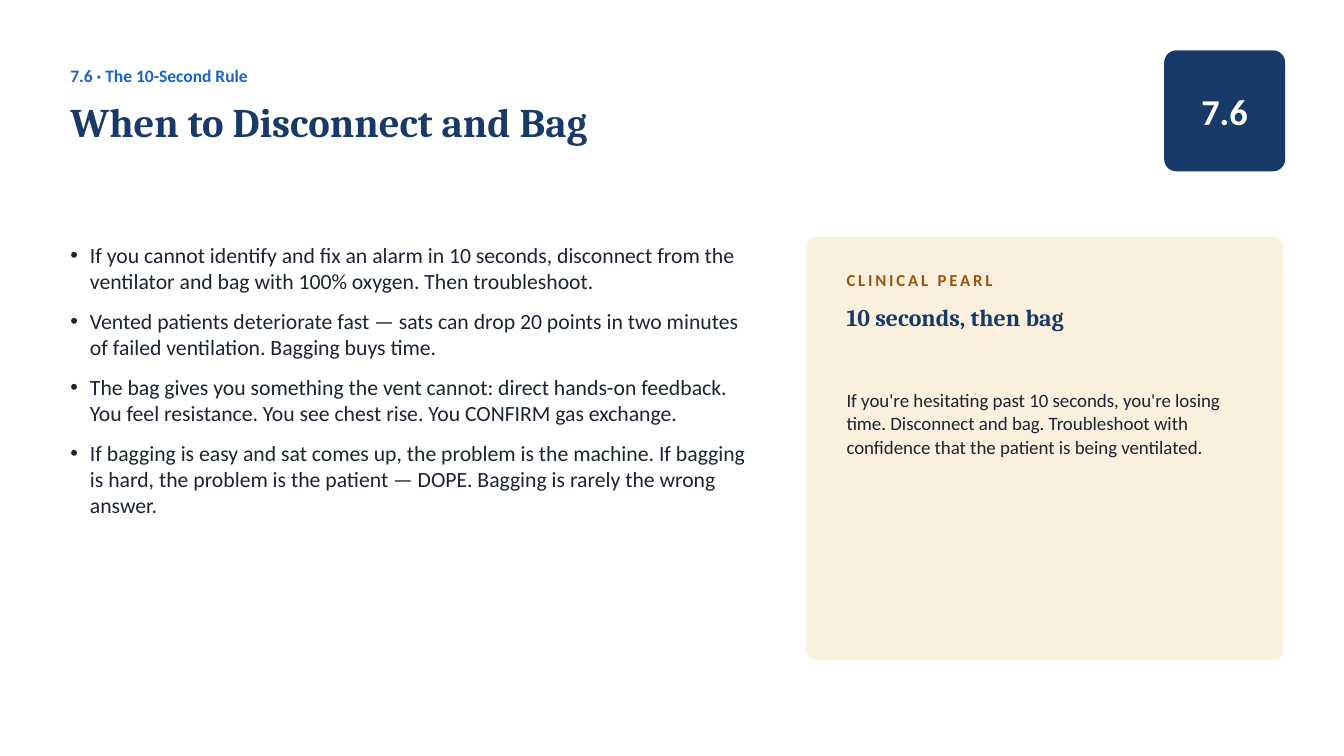
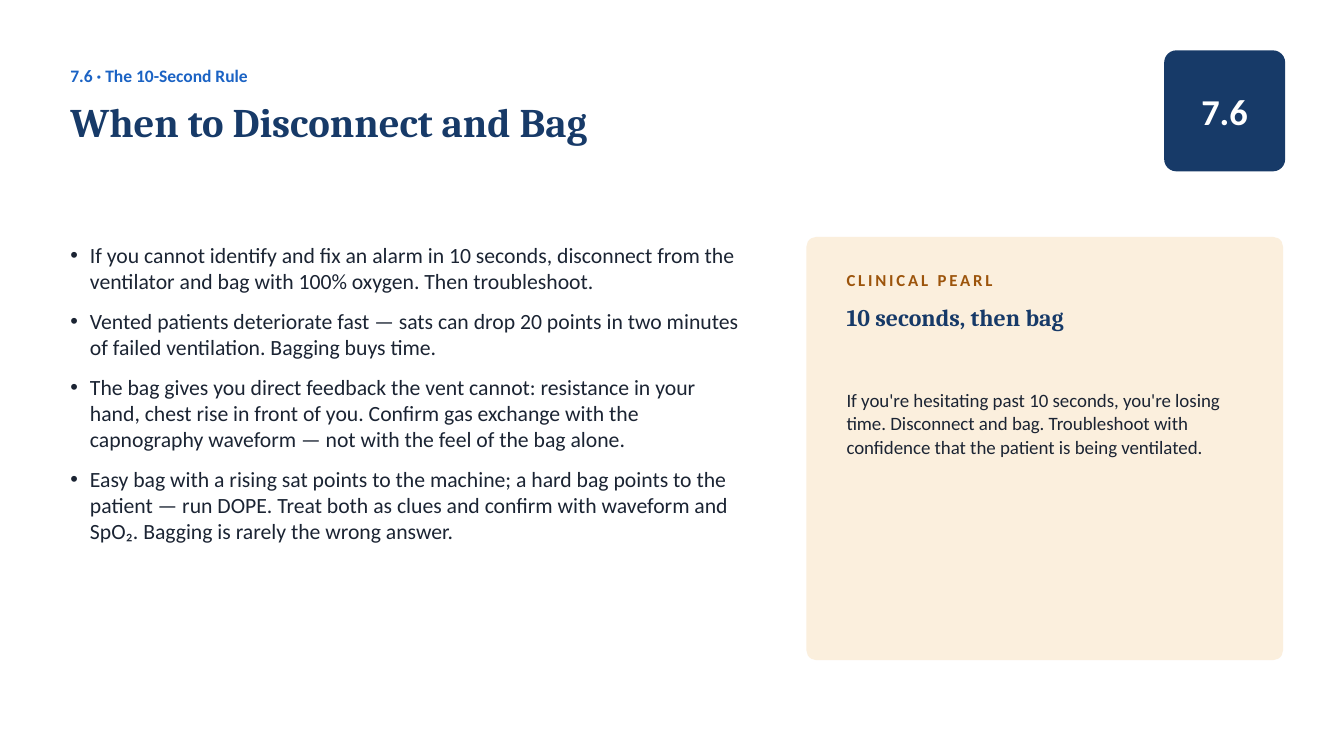
Before and after one commit to amr-kc-protocols/CES, a slide deck: slide 93 of public/decks/ventilator-academy-full-course.pptx. Drawn at 1344x756 pixels with LibreOffice and Linux fonts; fonts in the diff are those of the drawing. Boxes give left, top, right and bottom in pixels: in the first picture for what was removed or moved away, otherwise in the second. Text is boxed around its words. In the diff, an @@ line names an element or a change of style, - is before the commit and + after.

```diff
--- a/public/decks/ventilator-academy-full-course.pptx
+++ b/public/decks/ventilator-academy-full-course.pptx
@@ text at [90,380,727,543]: text changed @@
-• The bag gives you something the vent cannot: direct hands-on feedback. You feel resistance. You see chest rise. You CONFIRM gas exchange.
-• If bagging is easy and sat comes up, the problem is the machine. If bagging is hard, the problem is the patient — DOPE. Bagging is rarely the wrong answer.
+• The bag gives you direct feedback the vent cannot: resistance in your hand, chest rise in front of you. Confirm gas exchange with the capnography waveform — not with the feel of the bag alone.
+• Easy bag with a rising sat points to the machine; a hard bag points to the patient — run DOPE. Treat both as clues and confirm with waveform and SpO₂. Bagging is rarely the wrong answer.
```
Also in this commit, not shown: 27 other slides changed, 2 slides added.
